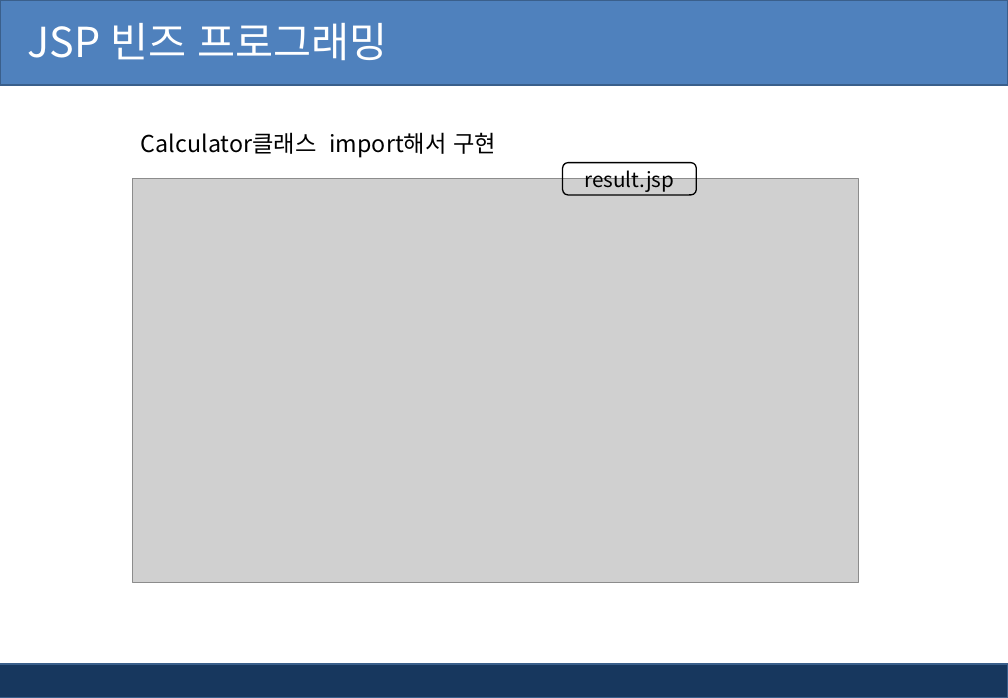
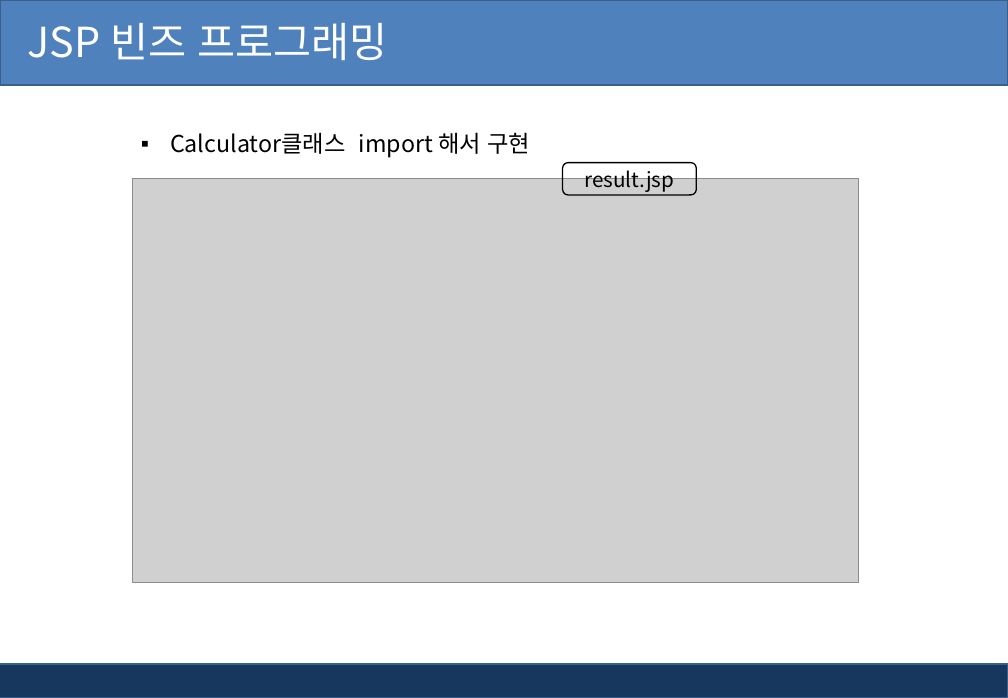
Before and after one commit to pshho/ngreen_project, a slide deck: slide 22 of jspWorks/자료/jsp_ppt/3장. jsp 내장 객체 및 폼.pptx (slide 23 before the commit). Drawn at 1008x698 pixels with LibreOffice and Linux fonts; fonts in the diff are those of the drawing; grey boxes stand for pictures; background and template pictures are left out. Boxes give left, top, right and bottom in pixels: in the first picture for what was removed or moved away, otherwise in the second. Text is boxed around its words. In the diff, an @@ line names an element or a change of style, - is before the commit and + after.

```diff
--- a/jspWorks/자료/jsp_ppt/3장. jsp 내장 객체 및 폼.pptx
+++ b/jspWorks/자료/jsp_ppt/3장. jsp 내장 객체 및 폼.pptx
@@ text at box(170, 132, 530, 158): text changed @@
-Calculator클래스 import해서 구현
+▪ Calculator클래스 import 해서 구현
```
Also in this commit, not shown: 3 other slides changed, 1 slide removed, 18 other files.
